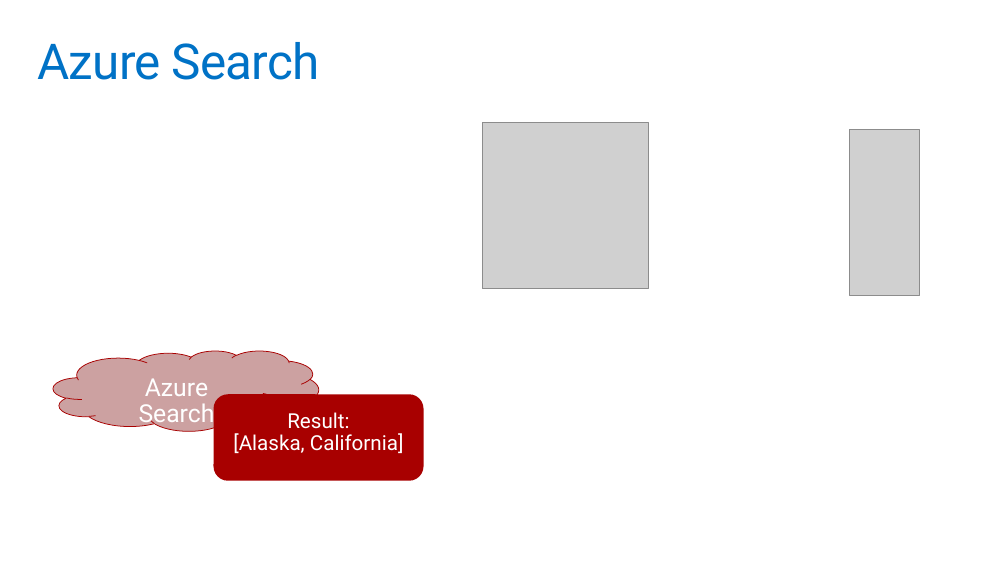
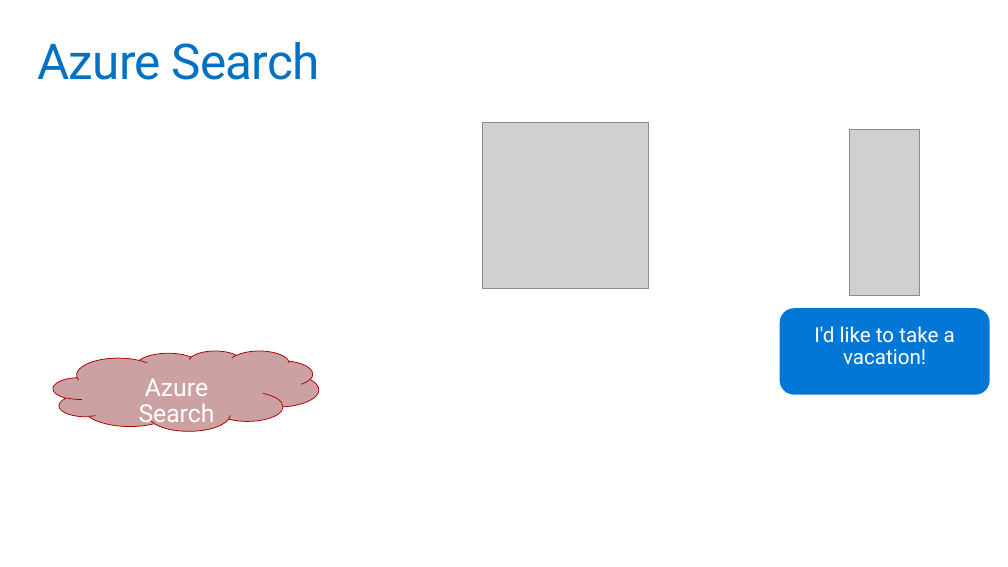
Before and after one commit to GeekTrainer/help-desk-bot-lab, a slide deck: slide 9 of Slides/4 - Knowledge base and Azure Search.pptx (slide 12 before the commit). Drawn at 1008x567 pixels with LibreOffice and Linux fonts; fonts in the diff are those of the drawing; grey boxes stand for pictures; background and template pictures are left out. Boxes give left, top, right and bottom in pixels: in the first picture for what was removed or moved away, otherwise in the second. Text is boxed around its words. In the diff, an @@ line names an element or a change of style, - is before the commit and + after.

```diff
--- a/Slides/4 - Knowledge base and Azure Search.pptx
+++ b/Slides/4 - Knowledge base and Azure Search.pptx
@@ rounded rectangle added at box(780, 308, 989, 395), fill #0377D6, 20 pt, text #FFFFFF @@
+I'd like to take a vacation!
@@ rounded rectangle removed at box(213, 394, 423, 481) @@
-Result:
-[Alaska, California]
```
Also in this commit, not shown: 10 other slides changed, 9 slides added, 1 slide removed.
